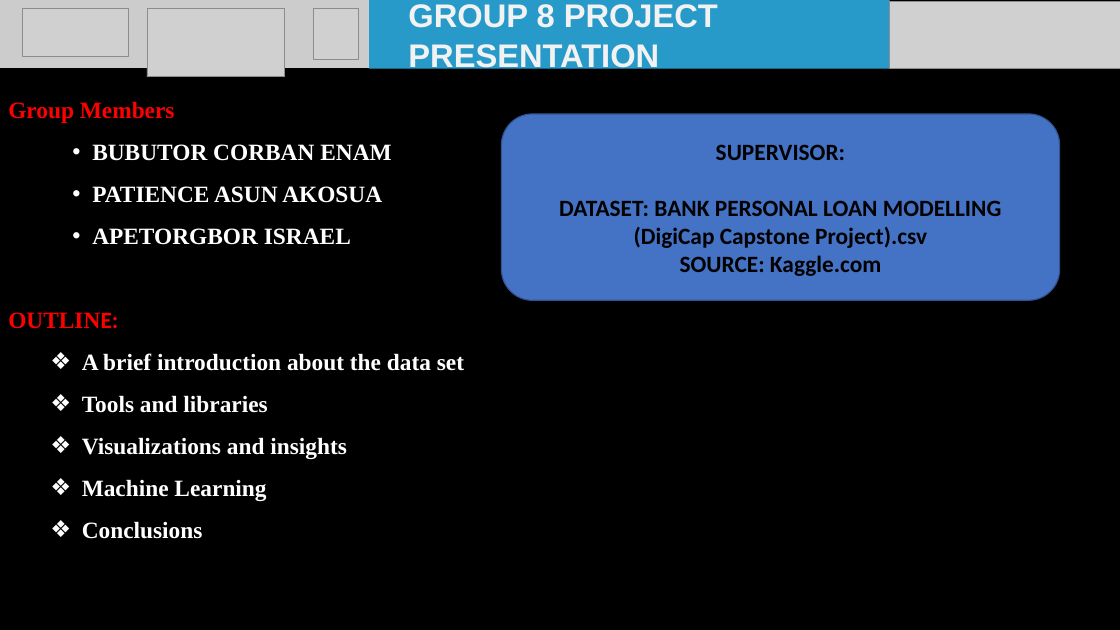
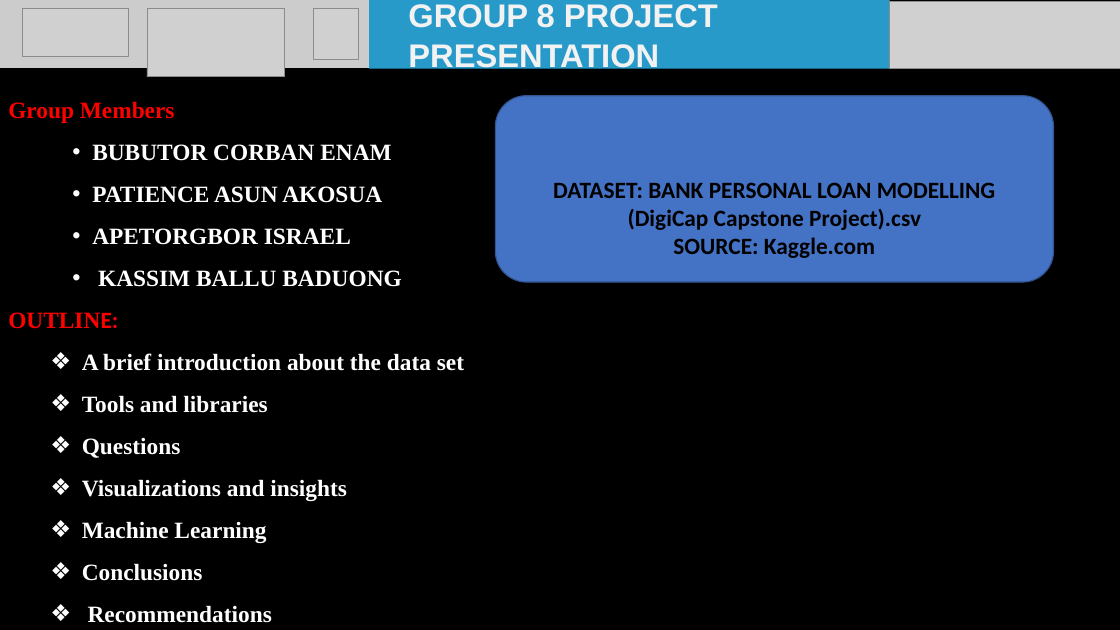
Before and after one commit to BubutorCorbanEnam/BANK-PERSONAL-LOAN-MODELLING-DigiCap-Capstone-Project-, a slide deck: slide 1 of Digicap presentation.pptx. Drawn at 1120x630 pixels with LibreOffice and Linux fonts; fonts in the diff are those of the drawing; grey boxes stand for pictures. Boxes give left, top, right and bottom in pixels: in the first picture for what was removed or moved away, otherwise in the second. Text is boxed around its words. In the diff, an @@ line names an element or a change of style, - is before the commit and + after.

```diff
--- a/Digicap presentation.pptx
+++ b/Digicap presentation.pptx
@@ rounded rectangle "DATASET: BANK PERSONAL LOAN MODELLING ...": place and size @@
-rounded rectangle "DATASET: BANK PERSONAL LOAN MODELLING ..." at [502, 114, 1060, 301]
+rounded rectangle "DATASET: BANK PERSONAL LOAN MODELLING ..." at [496, 96, 1054, 282]
@@ text in rounded rectangle at [716, 144, 845, 160]: paragraph removed @@
-SUPERVISOR:
@@ text at [98, 270, 401, 287]: paragraph added @@
+    • KASSIM BALLU BADUONG
@@ text at [82, 438, 181, 458]: paragraph added @@
+  ❖ Questions
@@ text at [88, 605, 272, 623]: paragraph added @@
+  ❖ Recommendations
```
Also in this commit, not shown: 8 slides added, 2 slides removed.
